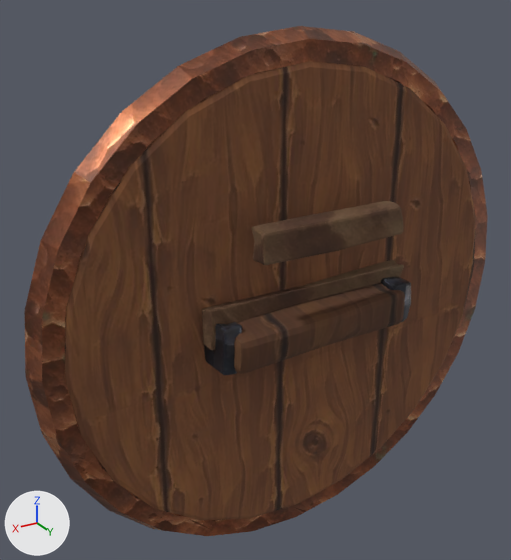
Renders of the glTF model assets/models/items/shield_copper.glb from each side of a commit.
One viewpoint serves both versions: a 50 mm camera at (0.486, 0.71, 0.763) aimed at (0.037, -0.039, 0.388). Lighting does not change. The marker at lower left points along +X, +Y and +Z. The older version comes first. Vertices at exactly the same position are counted once.

The older version as bpy lines, for what is in view:
```python
me_cube_004 = bpy.data.meshes.new('Cube.004')
me_cube_004.from_pydata(...)  # 1270 vertices, 2468 faces; spans x -0.355..0.355, y -0.089..0.089, z 0.0..0.71
# faces by material slot: [420, 284, 520, 640, 192, 412]
me_cube_004.materials.append(mat_leather_dark)  # picture img_leather_dark
me_cube_004.materials.append(mat_wood_b)  # picture img_wood_b
me_cube_004.materials.append(mat_copper_c)  # picture img_copper_c
me_cube_004.materials.append(mat_iron)  # grey #95979b
me_cube_004.materials.append(mat_wood_dark)  # picture img_wood_dark
me_cube_004.materials.append(mat_iron_b)  # picture img_iron_b
ob_model = bpy.data.objects.new('model', me_cube_004)
ob_model.location = (0.0, 0.0, 0.0)
```
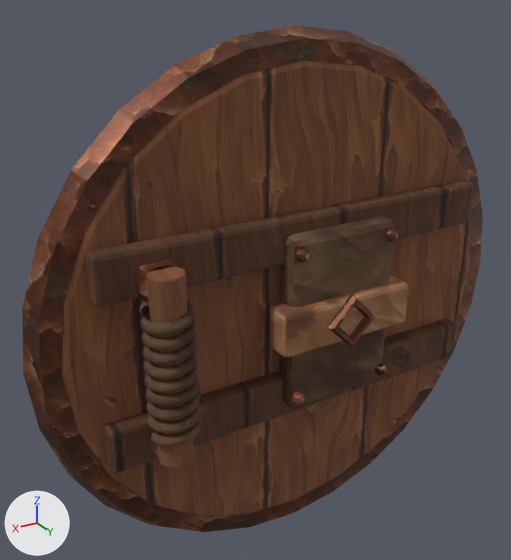
Patch to the scene script:
```diff
--- a/assets/models/items/shield_copper.glb.py
+++ b/assets/models/items/shield_copper.glb.py
@@ me_cube_004 @@
-me_cube_004.from_pydata(...)  # 1270 vertices, 2468 faces; spans x -0.355..0.355, y -0.089..0.089, z 0.0..0.71
+me_cube_004.from_pydata(...)  # 2516 vertices, 4920 faces; spans x -0.355..0.355, y -0.099..0.099, z 0.0..0.71
+# me_cube_004 part 1: the loose piece of 144 vertices spanning x -0.32..0.32, y -0.028..0.022, z 0.035..0.675 is moved by (0.0, -0.009, 0.0)
+# me_cube_004 part 2: the loose piece of 168 vertices spanning x -0.355..0.355, y -0.025..0.019, z 0.0..0.71 is moved by (0.0, -0.009, 0.0), in mat_copper_b (picture img_copper_b)
+# me_cube_004 part 3: a new loose piece, a UV sphere (8 segments, 5 rings, poles along z) spanning x -0.119..-0.101, y 0.049..0.066, z 0.246..0.264, in mat_copper_a (picture img_copper_a)
+# me_cube_004 part 4: a new loose piece, a UV sphere (8 segments, 5 rings, poles along z) spanning x 0.021..0.039, y 0.049..0.066, z 0.246..0.264, in mat_copper_a (picture img_copper_a)
+# me_cube_004 part 5: a new loose piece, a UV sphere (8 segments, 5 rings, poles along z) spanning x -0.119..-0.101, y 0.049..0.066, z 0.446..0.464, in mat_copper_a (picture img_copper_a)
+# me_cube_004 part 6: a new loose piece, a UV sphere (8 segments, 5 rings, poles along z) spanning x 0.021..0.039, y 0.049..0.066, z 0.446..0.464, in mat_copper_a (picture img_copper_a)
+# me_cube_004 part 7: the loose piece of 98 vertices spanning x -0.131..0.133, y 0.029..0.085, z 0.327..0.382 is rebuilt with 56 vertices and now spans x -0.14..0.06, y 0.03..0.07, z 0.325..0.385, in mat_leather_a (picture img_leather_a)
+# me_cube_004 part 8: a new loose piece of 1160 vertices spanning x 0.18..0.242, y 0.037..0.099, z 0.268..0.442, in mat_leather_dark (picture img_leather_dark)
+# me_cube_004 part 9: a new loose piece of 112 vertices spanning x 0.189..0.232, y 0.046..0.089, z 0.235..0.475, in mat_wood_b (picture img_wood_b)
+# me_cube_004 part 10: a new loose piece of 56 vertices spanning x -0.12..0.04, y 0.02..0.055, z 0.235..0.475, in mat_leather_dark (picture img_leather_dark)
+# me_cube_004 part 11: a new loose piece of 56 vertices spanning x -0.28..0.28, y 0.011..0.036, z 0.435..0.495, in mat_wood_dark (picture img_wood_dark)
+# me_cube_004 part 12: a new loose piece of 56 vertices spanning x -0.28..0.28, y 0.011..0.036, z 0.215..0.275, in mat_wood_dark (picture img_wood_dark)
+# me_cube_004 part 13: a new loose piece of 56 vertices spanning x 0.191..0.231, y 0.013..0.063, z 0.235..0.275, in mat_copper_a (picture img_copper_a)
+# me_cube_004 part 14: a new loose piece of 56 vertices spanning x 0.191..0.231, y 0.013..0.063, z 0.435..0.475, in mat_copper_a (picture img_copper_a)
+# me_cube_004 part 15: a new loose piece of 24 vertices spanning x -0.077..-0.003, y 0.067..0.079, z 0.318..0.392, in mat_copper_a (picture img_copper_a)
+# me_cube_004 part 16: the loose piece of 116 vertices spanning x -0.151..0.152, y 0.019..0.045, z 0.347..0.403 is deleted
+# me_cube_004 part 17: the loose piece of 105 vertices spanning x 0.112..0.147, y 0.015..0.07, z 0.323..0.388 is deleted
+# me_cube_004 part 18: the loose piece of 105 vertices spanning x -0.148..-0.112, y 0.014..0.071, z 0.321..0.387 is deleted
+# me_cube_004 part 19: the loose piece of 98 vertices spanning x -0.103..0.102, y 0.054..0.089, z 0.462..0.506 is deleted
+# other edits to the shape of me_cube_004 do not show in these pictures
 me_cube_004.materials.append(mat_leather_dark)
@@ me_cube_004 @@
 me_cube_004.materials.append(mat_wood_dark)
-me_cube_004.materials.append(mat_iron_b)  # picture img_iron_b
+me_cube_004.materials.append(mat_copper_b)  # picture img_copper_b
+me_cube_004.materials.append(mat_leather_a)  # picture img_leather_a
+me_cube_004.materials.append(mat_copper_a)  # picture img_copper_a
```

Changed parts and their boxes (x1, y1, x2, y2) in the pictures (511 x 560 px; the box of a moved part takes in the faces that stretch with it):
'model', reshaped
    before: (24, 26, 488, 536)
    after: (22, 25, 483, 532)
part 1 of me_cube_004, moved or reshaped
    before: (64, 61, 476, 520)
    after: (62, 60, 471, 516)
part 2 of me_cube_004, moved or reshaped
    before: (24, 26, 488, 536)
    after: (22, 25, 483, 532)
part 3 of me_cube_004, added
    after: (375, 363, 387, 376)
part 4 of me_cube_004, added
    after: (292, 391, 304, 404)
part 5 of me_cube_004, added
    after: (386, 228, 398, 241)
part 6 of me_cube_004, added
    after: (295, 248, 309, 262)
part 7 of me_cube_004, rebuilt (19% narrower, 10% shorter)
    before: (234, 283, 405, 374)
    after: (269, 275, 408, 357)
part 8 of me_cube_004, added (brown)
    after: (139, 301, 201, 447)
part 9 of me_cube_004, added (brown)
    after: (147, 266, 194, 469)
part 10 of me_cube_004, added (brown)
    after: (279, 216, 393, 406)
part 11 of me_cube_004, added (brown)
    after: (86, 180, 474, 306)
part 12 of me_cube_004, added (brown)
    after: (103, 319, 456, 473)
part 13 of me_cube_004, added (mostly hidden)
    after: (147, 413, 159, 458)
part 14 of me_cube_004, added (brown)
    after: (137, 260, 178, 306)
part 15 of me_cube_004, added (brown)
    after: (328, 295, 375, 346)
part 16 of me_cube_004, deleted (brown)
    before: (202, 260, 404, 350)
part 17 of me_cube_004, deleted
    before: (204, 322, 242, 375)
part 18 of me_cube_004, deleted
    before: (381, 277, 411, 323)
part 19 of me_cube_004, deleted (brown)
    before: (252, 201, 403, 265)
